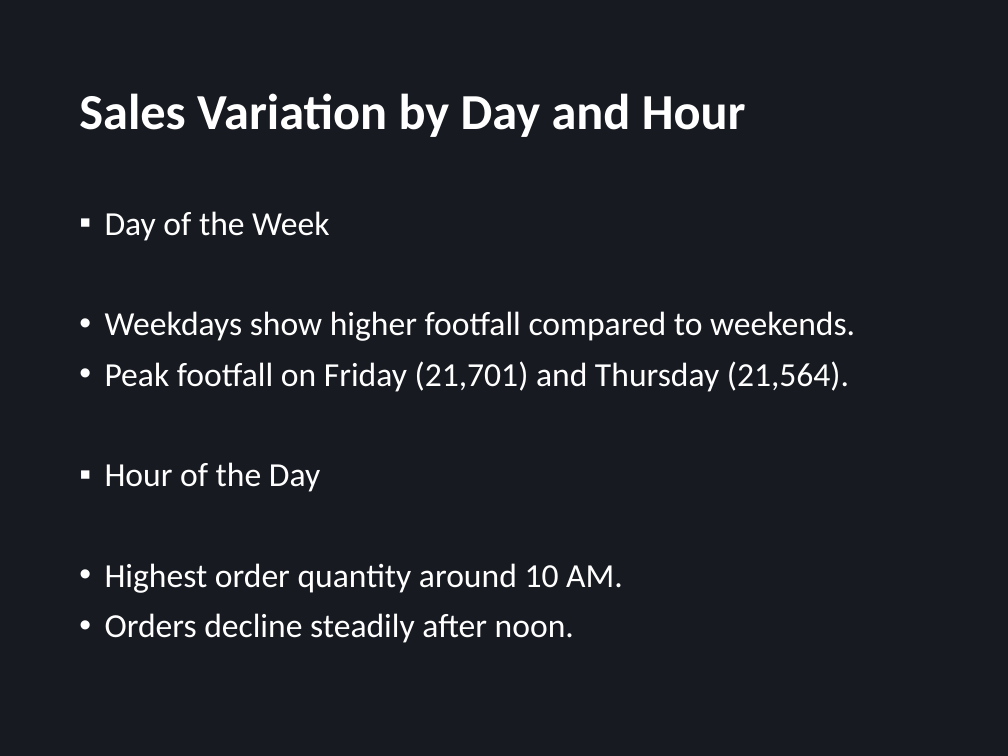
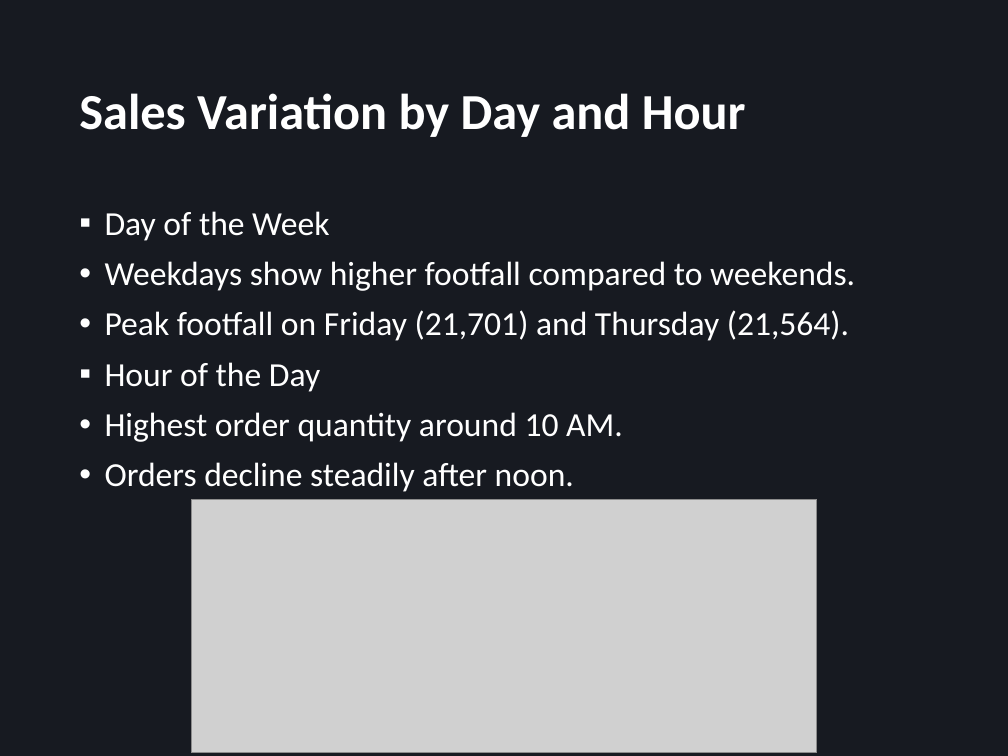
Before and after one commit to HamzahAsghar/Sales-on-the-Coffee-Shop-, a slide deck: slide 3 of Brief Analysis on Coffee_Shop_Sales.pptx. Drawn at 1008x756 pixels with LibreOffice and Linux fonts; fonts in the diff are those of the drawing; grey boxes stand for pictures. Boxes give left, top, right and bottom in pixels: in the first picture for what was removed or moved away, otherwise in the second. Text is boxed around its words. In the diff, an @@ line names an element or a change of style, - is before the commit and + after.

```diff
--- a/Brief Analysis on Coffee_Shop_Sales.pptx
+++ b/Brief Analysis on Coffee_Shop_Sales.pptx
@@ text "Day of the Week" rewrapped from [105, 211, 855, 643] to [105, 211, 855, 492] @@
@@ picture added at [192, 499, 817, 753] @@
```
Also in this commit, not shown: 5 other slides changed.
